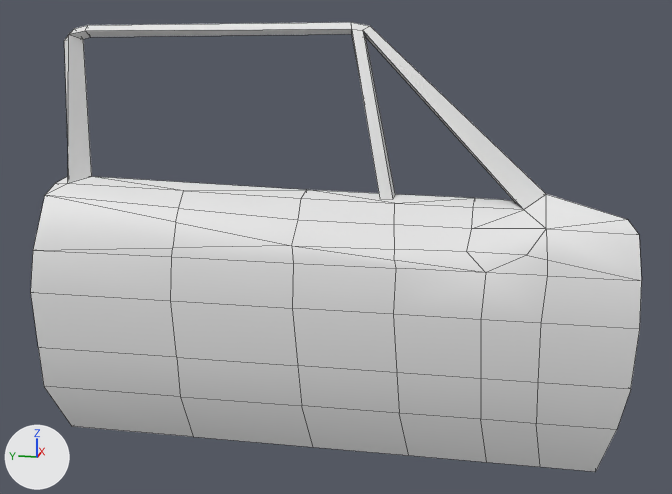
The FBX model Assets/ImportedMeshes/DodgeCharger/Carparts/DoorRight_0.FBX: old version first, new version second.
One viewpoint serves both versions: a 50 mm camera at (-37.84, -8.23, 5.87) aimed at (-16.99, -4.06, 0.65). Every picture has the same lights, and +X, +Y and +Z are marked at lower left. Mesh edges are drawn as thin lines. Where no turn or scale is listed for an object, it has been applied to the vertices.

Names of what the first picture shows: 'RightDoor'.
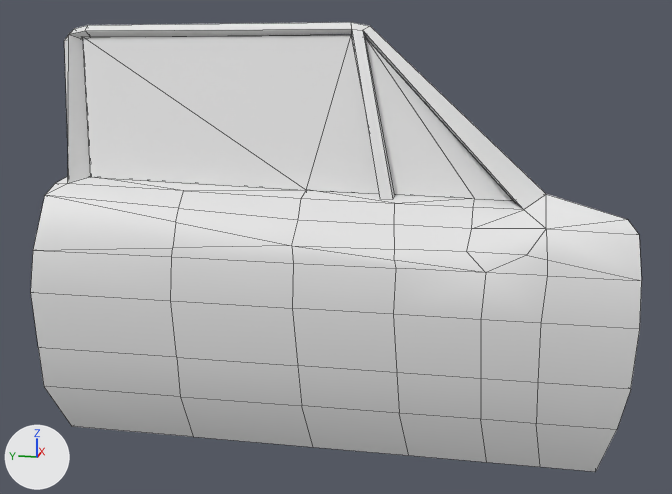
The newer file is also turned or shifted as a whole; pictures and numbers use the older file's frame.

Boxes (x1, y1, x2, y2) around the edits, measured in the pictures (672 x 494 px):
'RightWindow', added: after (83, 35, 513, 201)

The change, as a list of edits to the scene's bpy script:
```text
Add me_mesh_001:
    me_mesh_001.from_pydata([(-8.06, 2.17, 2.06), (-8.1, -3.29, 1.93), (-7.95, -7.22, 1.85), (-7.77, -8.09, 1.8), (-8.04, -5.08, 1.9), (-8.01, -5.38, 1.89), (-7.1, 2.62, 5.42), (-7.12, -4.18, 5.49), (-7.12, -4.51, 5.44)], [], [(6, 0, 1), (7, 6, 1), (4, 7, 1), (2, 8, 5), (3, 8, 2)])
Add ob_rightwindow:
    ob_rightwindow = bpy.data.objects.new('RightWindow', me_mesh_001)
    ob_rightwindow.location = (-8.63, 0.0, 0.0)
```
